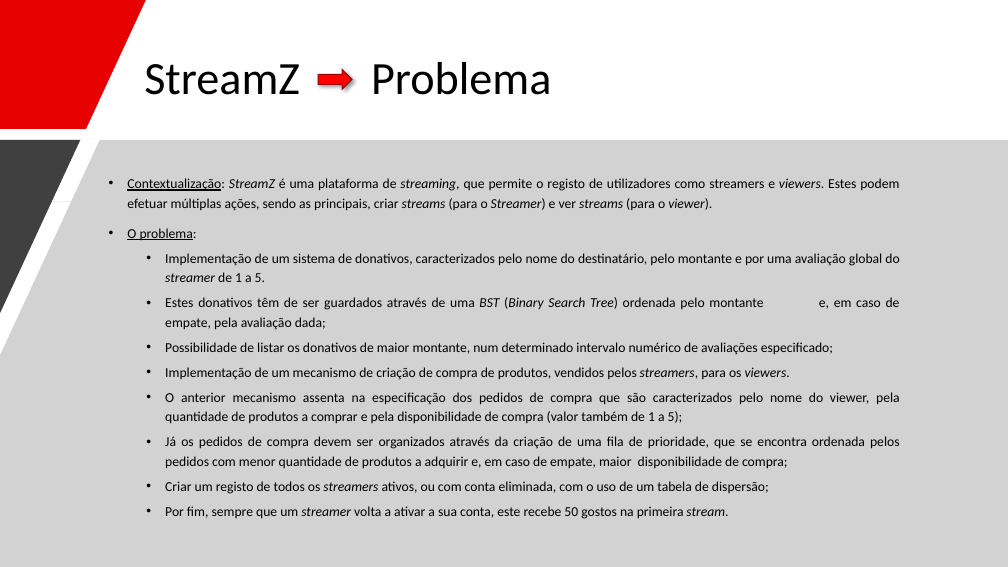
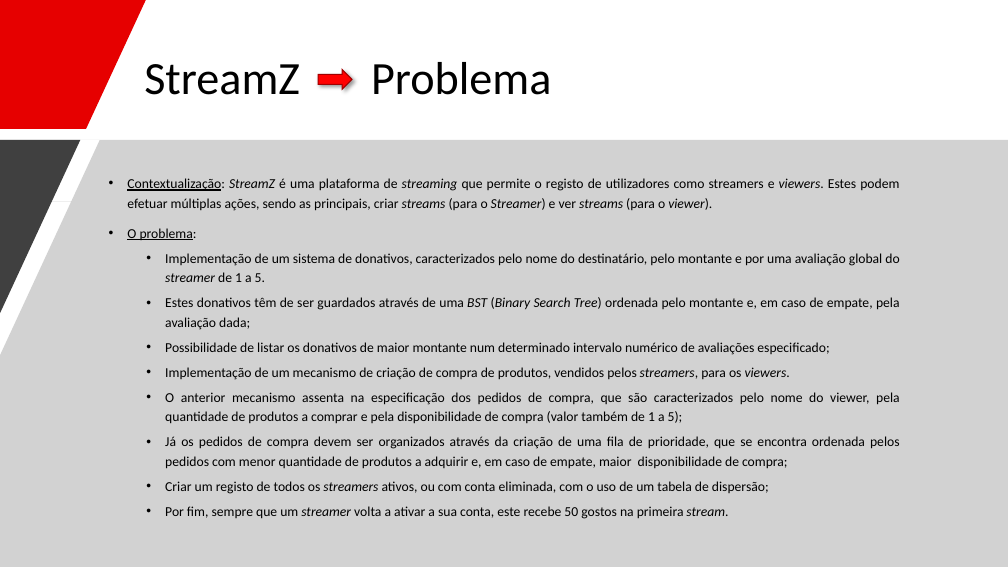
Before and after one commit to lucascalvet/2020_21_AEDA_StreamZ, a slide deck: slide 2 of StreamZ_presentation (part 2).pptx. Drawn at 1008x567 pixels with LibreOffice and Linux fonts; fonts in the diff are those of the drawing. Boxes give left, top, right and bottom in pixels: in the first picture for what was removed or moved away, otherwise in the second. Text is boxed around its words. In the diff, an @@ line names an element or a change of style, - is before the commit and + after.

```diff
--- a/StreamZ_presentation (part 2).pptx
+++ b/StreamZ_presentation (part 2).pptx
@@ text at bbox=[127, 178, 899, 211]: text changed @@
-• Contextualização: StreamZ é uma plataforma de streaming, que permite o registo de utilizadores como streamers e viewers. Estes podem efetuar múltiplas ações, sendo as principais, criar streams (para o Streamer) e ver streams (para o viewer).
+• Contextualização: StreamZ é uma plataforma de streaming que permite o registo de utilizadores como streamers e viewers. Estes podem efetuar múltiplas ações, sendo as principais, criar streams (para o Streamer) e ver streams (para o viewer).
@@ text at bbox=[165, 342, 829, 355]: text changed @@
-  • Possibilidade de listar os donativos de maior montante, num determinado intervalo numérico de avaliações especificado;
+  • Possibilidade de listar os donativos de maior montante num determinado intervalo numérico de avaliações especificado;
@@ text at bbox=[165, 392, 900, 423]: text changed @@
-  • O anterior mecanismo assenta na especificação dos pedidos de compra que são caracterizados pelo nome do viewer, pela quantidade de produtos a comprar e pela disponibilidade de compra (valor também de 1 a 5);
+  • O anterior mecanismo assenta na especificação dos pedidos de compra, que são caracterizados pelo nome do viewer, pela quantidade de produtos a comprar e pela disponibilidade de compra (valor também de 1 a 5);
```
Also in this commit, not shown: 6 other slides changed, 6 other files.
